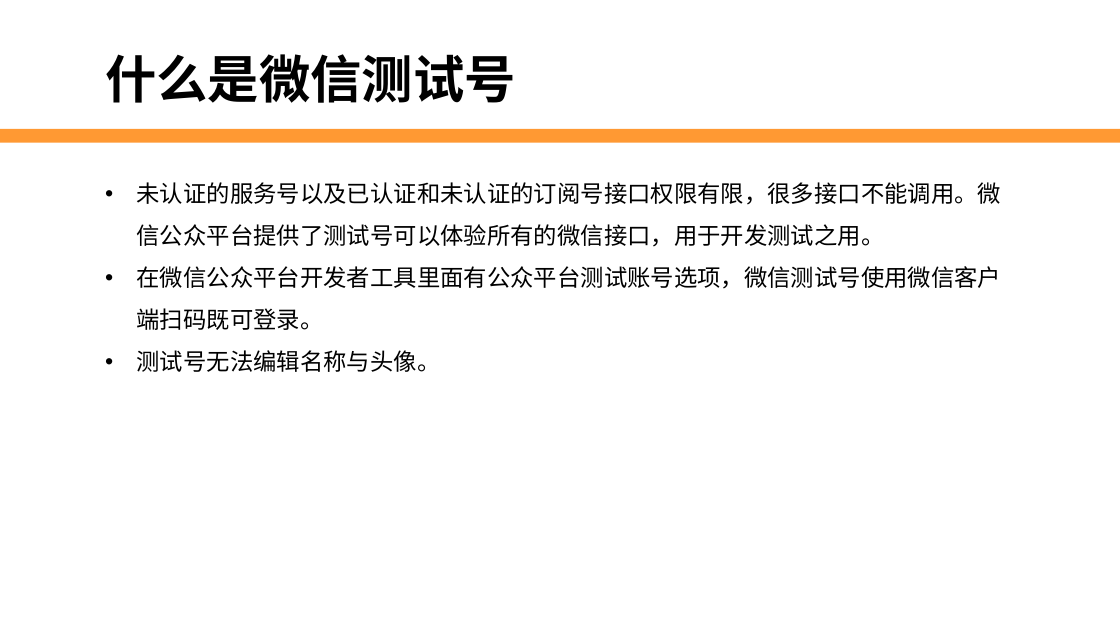
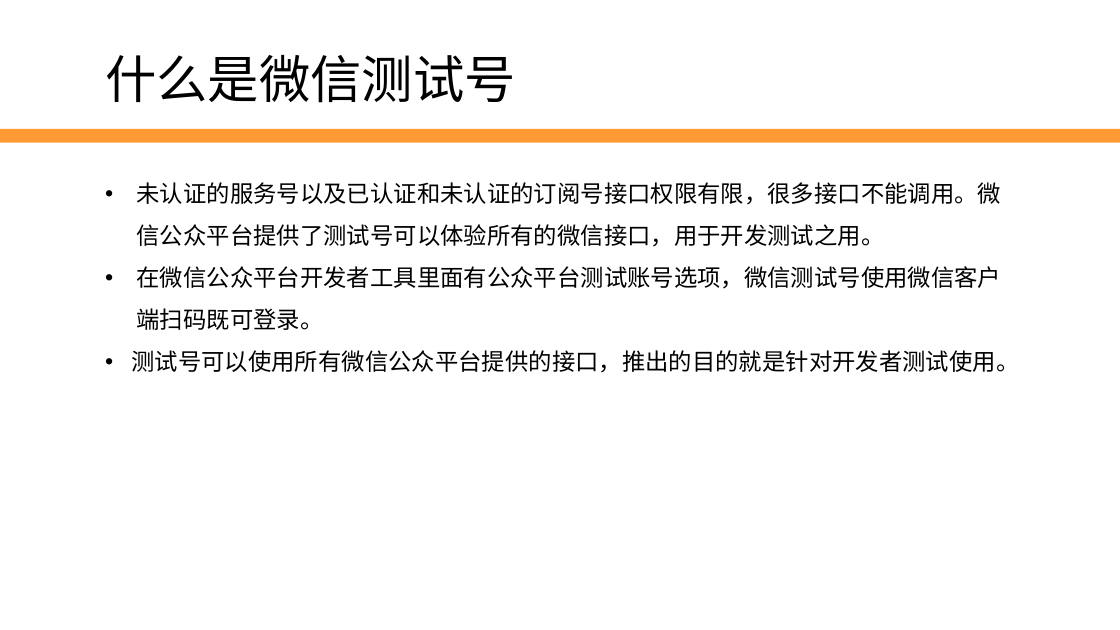
Before and after one commit to edu2act/2017-2018_1st_Wechat_Web_Programming, a slide deck: slide 5 of 第5讲 自定义菜单.pptx. Drawn at 1120x630 pixels with LibreOffice and Linux fonts; fonts in the diff are those of the drawing; background and template pictures are left out. Boxes give left, top, right and bottom in pixels: in the first picture for what was removed or moved away, otherwise in the second. Text is boxed around its words. In the diff, an @@ line names an element or a change of style, - is before the commit and + after.

```diff
--- a/第5讲 自定义菜单.pptx
+++ b/第5讲 自定义菜单.pptx
@@ text "什么是微信测试号" at box(105, 55, 516, 103): bold off @@
@@ text at box(131, 350, 1019, 373): text changed @@
-• 测试号无法编辑名称与头像。
+• 测试号可以使用所有微信公众平台提供的接口，推出的目的就是针对开发者测试使用。
```
Also in this commit, not shown: 12 other slides changed, 6 slides added, 8 slides removed, 3 other files.
